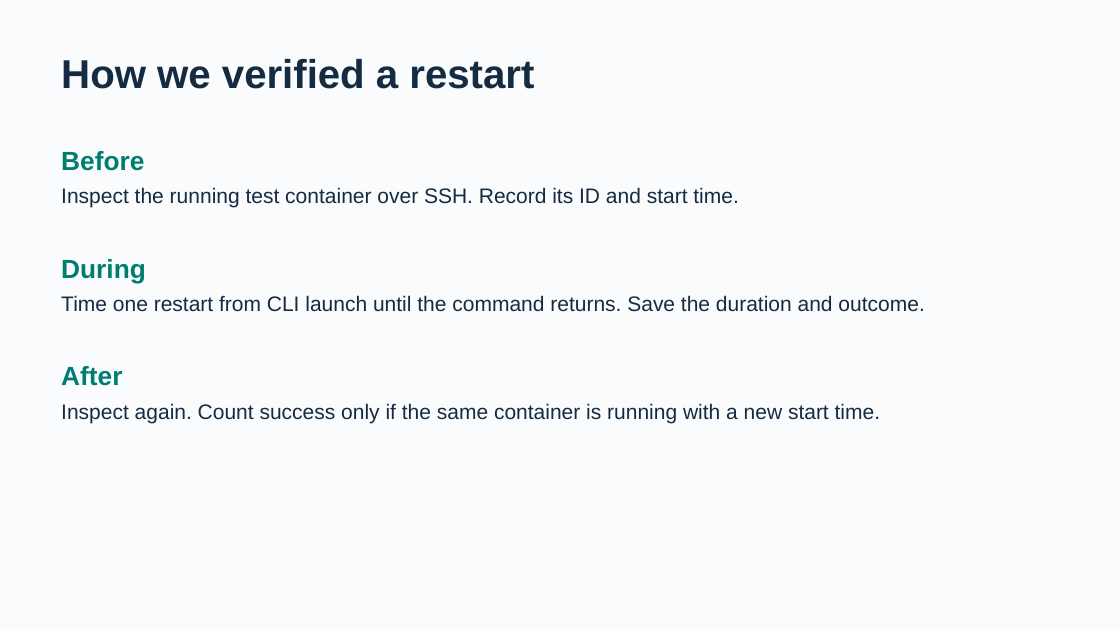
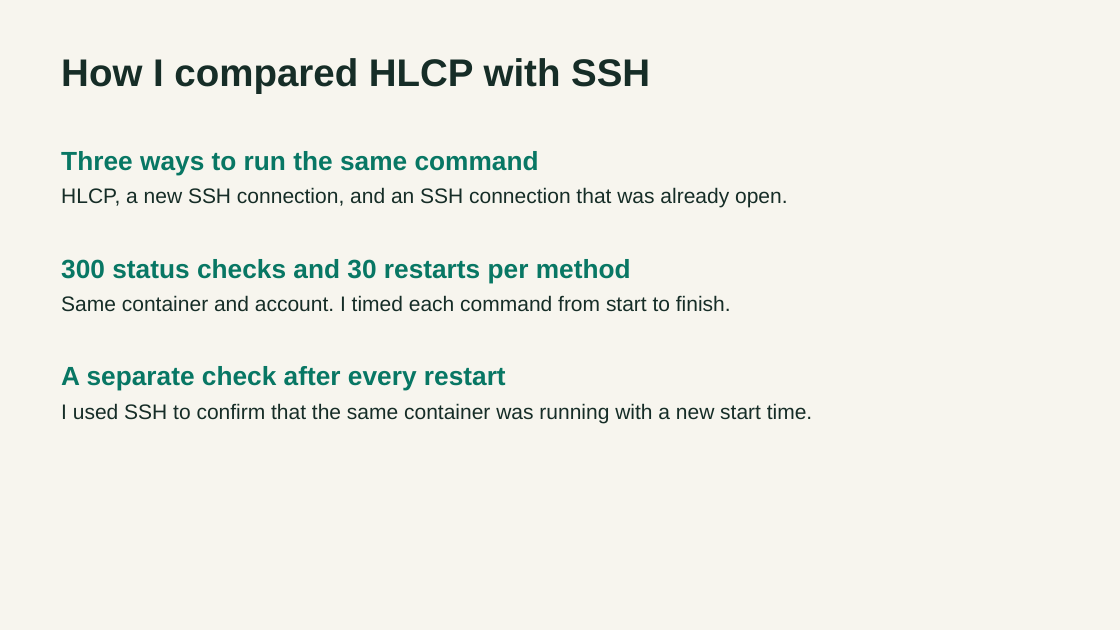
Before and after one commit to goffamartin/homelab-control-plane, a slide deck: slide 6 of evaluation/HLCP_final_results_EN.pptx. Drawn at 1120x630 pixels with LibreOffice and Linux fonts; fonts in the diff are those of the drawing. Boxes give left, top, right and bottom in pixels: in the first picture for what was removed or moved away, otherwise in the second. Text is boxed around its words. In the diff, an @@ line names an element or a change of style, - is before the commit and + after.

```diff
--- a/evaluation/HLCP_final_results_EN.pptx
+++ b/evaluation/HLCP_final_results_EN.pptx
@@ background #FAFBFC to #F7F5EE @@
@@ text at <box>61,58,650,94</box>: text changed; size 34.5 to 33 pt; text colour #152B42 to #162D27 @@
-How we verified a restart
+How I compared HLCP with SSH
@@ text at <box>61,151,539,176</box>: text changed; text colour #007D72 to #087764 @@
-Before
+Three ways to run the same command
@@ text at <box>61,187,788,208</box>: text changed; text colour #152B42 to #162D27 @@
-Inspect the running test container over SSH. Record its ID and start time.
+HLCP, a new SSH connection, and an SSH connection that was already open.
@@ text at <box>61,259,631,283</box>: text changed; text colour #007D72 to #087764 @@
-During
+300 status checks and 30 restarts per method
@@ text at <box>61,295,731,312</box>: text changed; text colour #152B42 to #162D27 @@
-Time one restart from CLI launch until the command returns. Save the duration and outcome.
+Same container and account. I timed each command from start to finish.
@@ text at <box>61,366,506,391</box>: text changed; text colour #007D72 to #087764 @@
-After
+A separate check after every restart
@@ text at <box>61,403,812,423</box>: text changed; text colour #152B42 to #162D27 @@
-Inspect again. Count success only if the same container is running with a new start time.
+I used SSH to confirm that the same container was running with a new start time.
```
Also in this commit, not shown: 5 other slides changed, 7 slides added, 7 slides removed, 6 other files.
